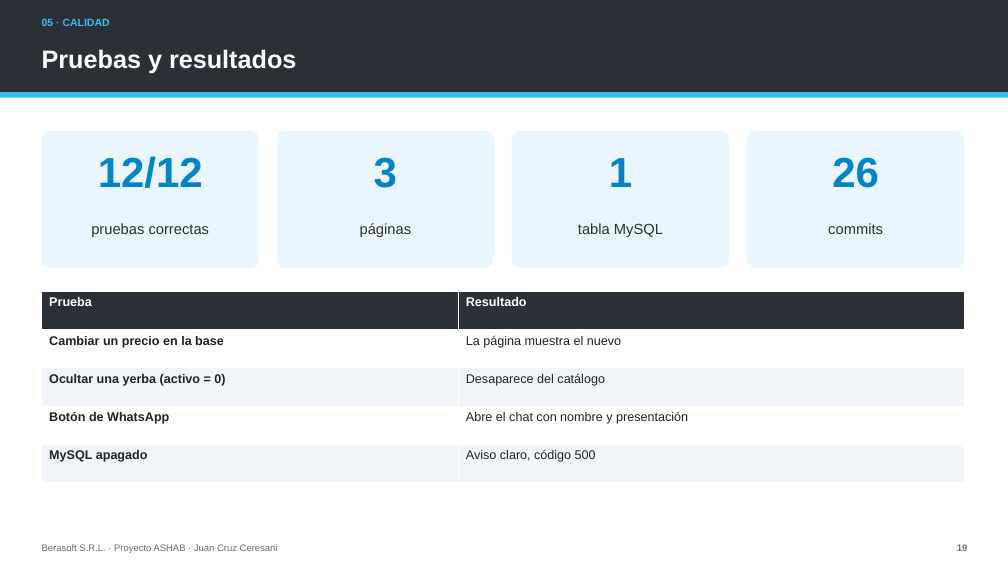
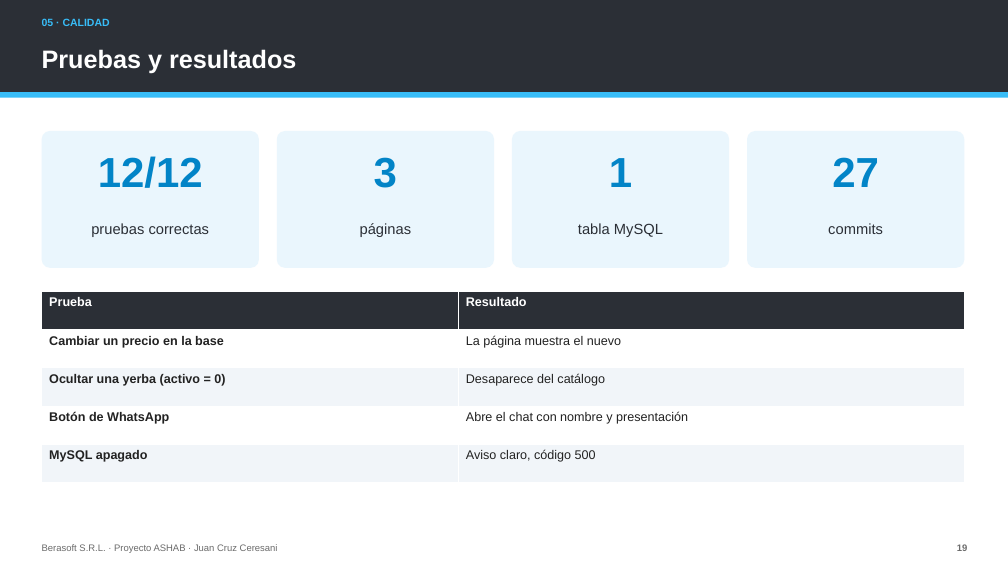
Before and after one commit to Gambeta-latorre/proyecto-consultora, a slide deck: slide 19 of 06_Documentos/Presentacion_ASHAB_Berasoft.pptx. Drawn at 1008x567 pixels with LibreOffice and Linux fonts; fonts in the diff are those of the drawing. Boxes give left, top, right and bottom in pixels: in the first picture for what was removed or moved away, otherwise in the second. Text is boxed around its words. In the diff, an @@ line names an element or a change of style, - is before the commit and + after.

```diff
--- a/06_Documentos/Presentacion_ASHAB_Berasoft.pptx
+++ b/06_Documentos/Presentacion_ASHAB_Berasoft.pptx
@@ text at (832,157,879,187): text changed @@
-26
+27
```
Also in this commit, not shown: 1 other slide changed, 4 other files.
